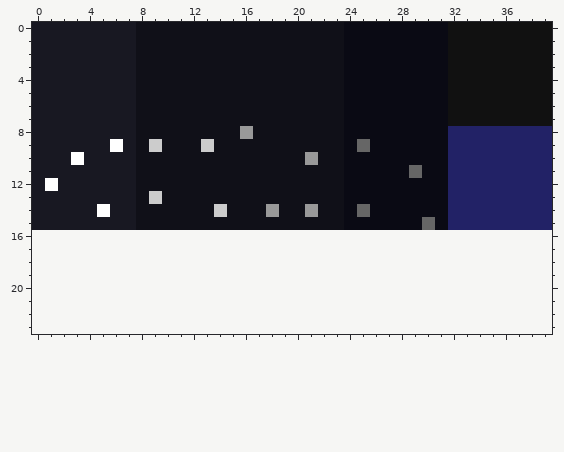
One commit to this pixel-art file: sprites/aesprite/MainBG.ase. The first picture shows the starting point.
40x16 pixels, 1 frame. Colours within 5 levels of each other are drawn and written as one. The old version is drawn lined up with the new one, on the new canvas.
After:
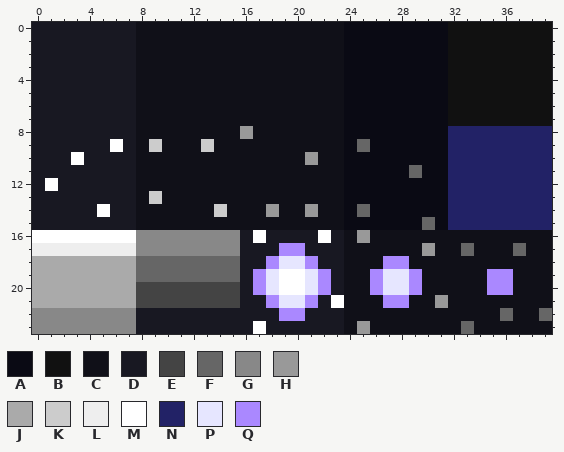
Palette (. is transparent): A #0a0a14  B #111111  C #101018  D #181822  E #444444  F #666666  G #888888  H #999999  J #aaaaaa  K #cccccc  L #eeeeee  M #ffffff  N #222266  P #e6e6ff  Q #aa88ff
Edits made:
canvas 40x16 -> 40x24
Changed rows in their new state; - is an unchanged pixel.
first column x 0:
16 MMMMMMMMGGGGGGGGDMDDDDMDCHCCCCCCCCCCCCCC
17 LLLLLLLLGGGGGGGGDDDQQDDDCCCCCCHCCFCCCFCC
18 JJJJJJJJFFFFFFFFDDQPPQDDCCCQQCCCCCCCCCCC
19 JJJJJJJJFFFFFFFFDQPMMPQDCCQPPQCCCCCQQCCC
20 JJJJJJJJEEEEEEEEDQPMMPQDCCQPPQCCCCCQQCCC
21 JJJJJJJJEEEEEEEEDDQPPQDMCCCQQCCHCCCCCCCC
22 GGGGGGGGDDDDDDDDDDDQQDDDCCCCCCCCCCCCFCCF
23 GGGGGGGGDDDDDDDDDMDDDDDDCHCCCCCCCFCCCCCC
Pixel boxes of the changes (left, top, right, bottom) in both pictures:
added: (32, 230, 552, 334)
